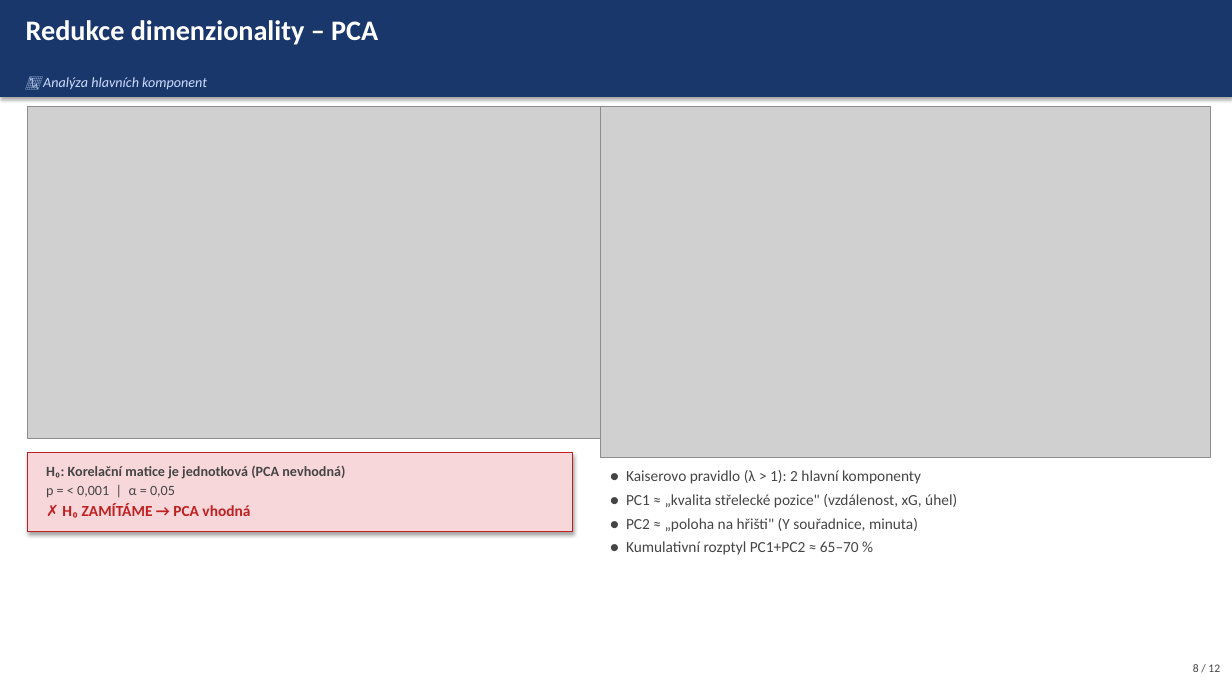
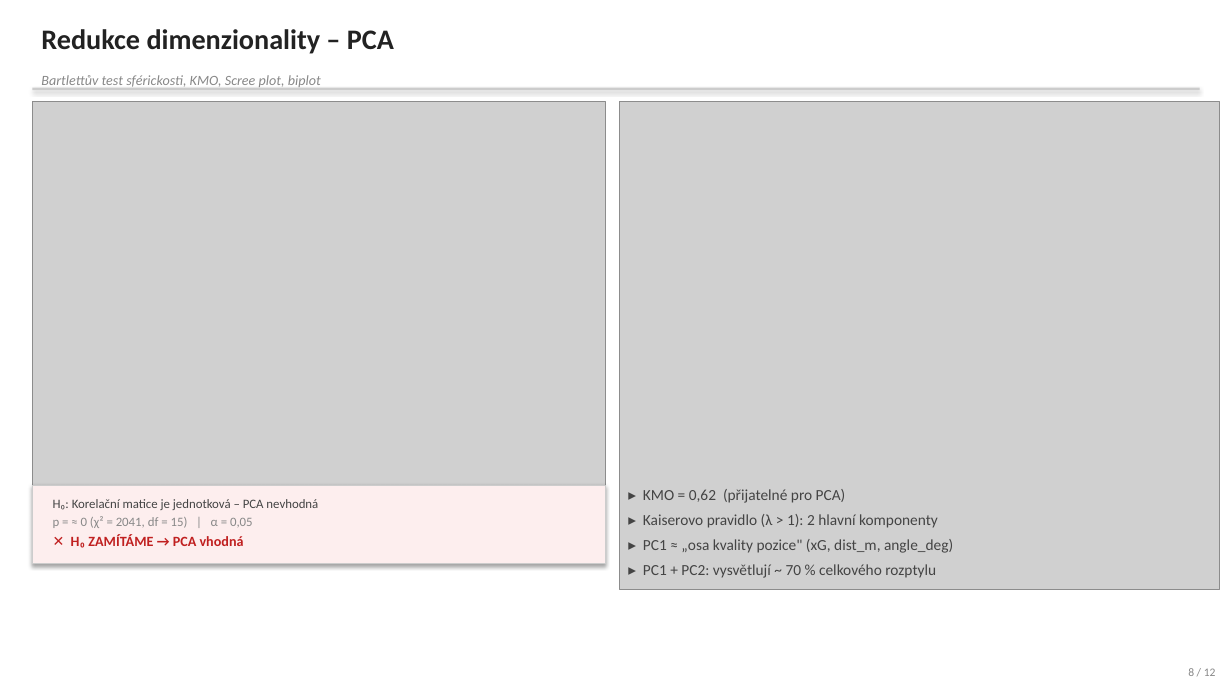
Before and after one commit to jkrejcikova/VMM_project_02, a slide deck: slide 8 of prezentace/prezentace_strelecka_uspesnost.pptx. Drawn at 1232x693 pixels with LibreOffice and Linux fonts; fonts in the diff are those of the drawing; grey boxes stand for pictures. Boxes give left, top, right and bottom in pixels: in the first picture for what was removed or moved away, otherwise in the second. Text is boxed around its words. In the diff, an @@ line names an element or a change of style, - is before the commit and + after.

Commit message:
Oprava grafiku a prezentace dle zpetne vazby
Grafy:
- Hřiště (01, 06b): bile pozadi #FFFFFF, seda cara #b0b0b0/lw=1.2
- Body strel: goal=#d62728, no-goal=#1f77b4, alpha=0.35, s=8
- Korelace (03): pouze jedna velka Spearmanova heatmapa, vetsi font
- Normalita (02): pouze 1x2 (histogram + Q-Q pro dist_m)
- Biplot (05b): zkracene sipky scale=3.0, text nependi pres okraj
- Forest plot (07b): logaritmicka osa X (xG nesmrska ostatni)

Prezentace:
- Vsechny slidy: ciste BILE pozadi #FFFFFF
- Zahlavi: cerny tucny text + tenka seda linka (zadny barevny pruh)
- Texty: tmave seda #222222, ramecky hypotez s jemnym ohranicenim
- Obrazky: pouze width=Inches(x), bez pevne vysky (zadna deformace)

```diff
--- a/prezentace/prezentace_strelecka_uspesnost.pptx
+++ b/prezentace/prezentace_strelecka_uspesnost.pptx
@@ text "Redukce dimenzionality – PCA": place and size @@
-text "Redukce dimenzionality – PCA" at bbox=[26, 20, 378, 45]
+text "Redukce dimenzionality – PCA" at bbox=[41, 29, 394, 54]
@@ text "Redukce dimenzionality – PCA" at bbox=[41, 29, 394, 54]: text colour #FFFFFF to #222222 @@
@@ rectangle: place and size @@
-rectangle at bbox=[0, 0, 1232, 97]
+rectangle at bbox=[32, 88, 1200, 91]
@@ rectangle at bbox=[32, 88, 1200, 91]: fill #1A376B to #CCCCCC @@
@@ text added at bbox=[41, 75, 321, 89], 11 pt, text #888888, italic @@
+Bartlettův test sférickosti, KMO, Scree plot, biplot
@@ text removed at bbox=[43, 77, 207, 90] @@
-📉 Analýza hlavních komponent
@@ picture: place and size @@
-picture at bbox=[28, 106, 601, 439]
+picture at bbox=[32, 102, 605, 493]
@@ picture: place and size @@
-picture at bbox=[601, 106, 1211, 457]
+picture at bbox=[619, 102, 1220, 590]
@@ rectangle: place and size @@
-rectangle at bbox=[28, 453, 573, 531]
+rectangle at bbox=[32, 485, 605, 564]
@@ rectangle at bbox=[32, 485, 605, 564]: fill #F8D7DA to #FDEEEE; outline #C02020 0.75 pt to #CCCCCC 0.75 pt @@
@@ text at bbox=[53, 499, 318, 548]: text changed; size 11 to 10 pt; text colour #454545 to #444444; bold off @@
-H₀: Korelační matice je jednotková (PCA nevhodná)
-p = < 0,001 | α = 0,05
-✗ H₀ ZAMÍTÁME → PCA vhodná
+H₀: Korelační matice je jednotková – PCA nevhodná
+p = ≈ 0 (χ² = 2041, df = 15) | α = 0,05
+✕ H₀ ZAMÍTÁME → PCA vhodná
@@ text at bbox=[643, 489, 953, 578]: text changed; text colour #454545 to #444444 @@
-● Kaiserovo pravidlo (λ > 1): 2 hlavní komponenty
-● PC1 ≈ „kvalita střelecké pozice" (vzdálenost, xG, úhel)
-● PC2 ≈ „poloha na hřišti" (Y souřadnice, minuta)
-● Kumulativní rozptyl PC1+PC2 ≈ 65–70 %
+▸ KMO = 0,62 (přijatelné pro PCA)
+▸ Kaiserovo pravidlo (λ > 1): 2 hlavní komponenty
+▸ PC1 ≈ „osa kvality pozice" (xG, dist_m, angle_deg)
+▸ PC1 + PC2: vysvětlují ~ 70 % celkového rozptylu
@@ text "8 / 12" at bbox=[1188, 668, 1216, 676]: text colour #454545 to #888888 @@
```
Also in this commit, not shown: 11 other slides changed, 8 other files.
